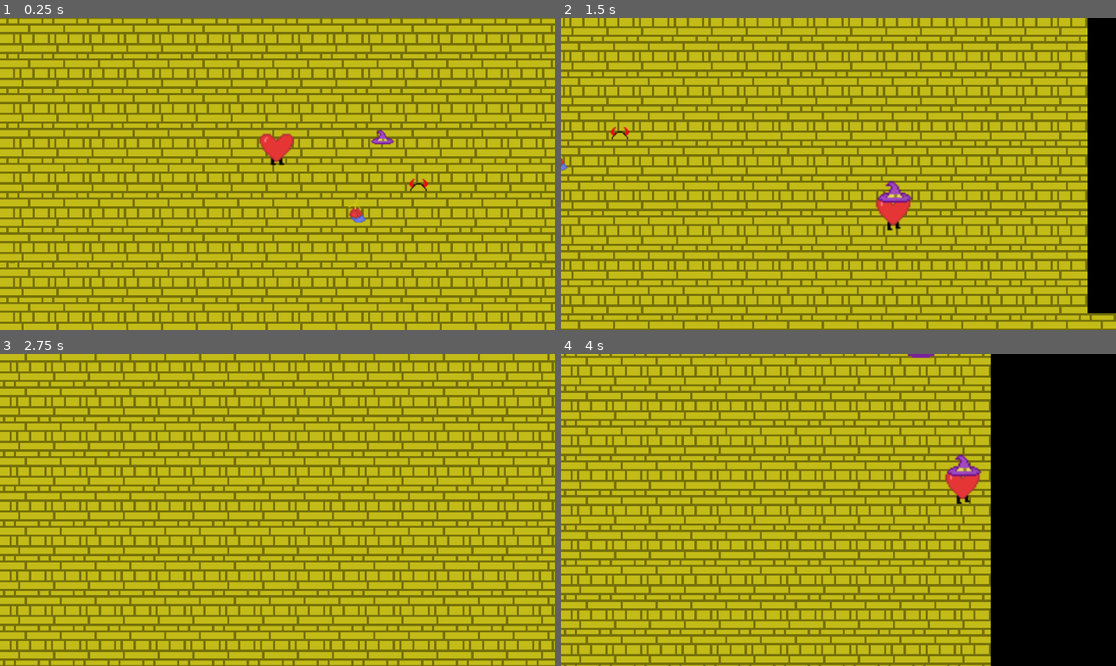
Above: before the commit, frames 1-4 (two rows, left to right).
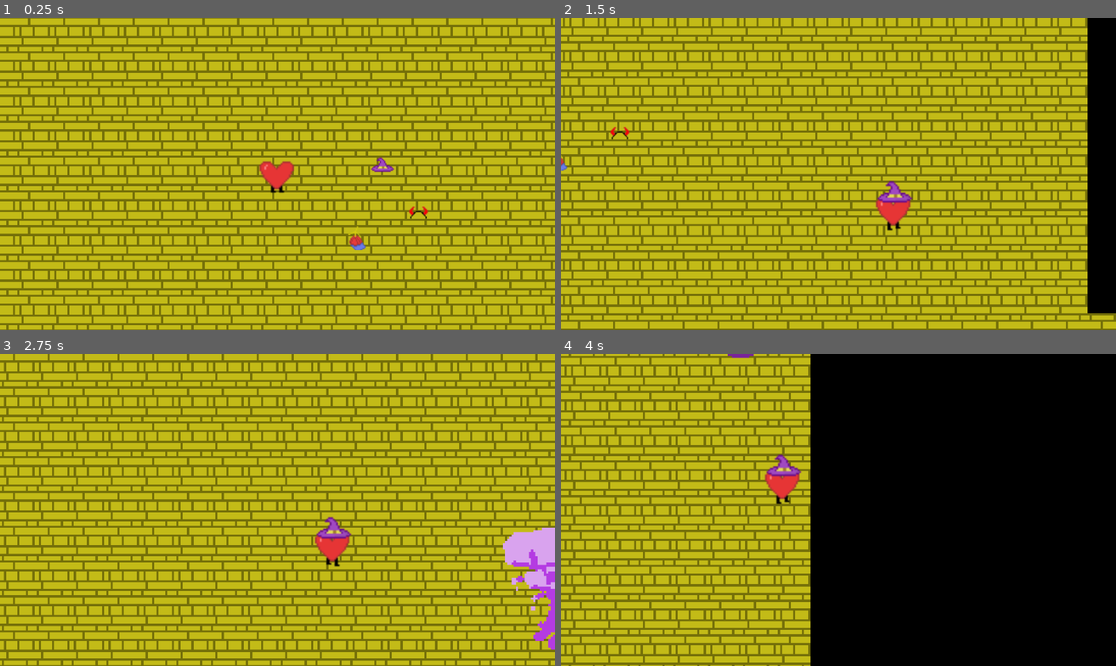
Above: after the commit, the same moments.

Repository: Lauromine/transjam2024
Game: Godot game, scene res://scenes/main.tscn
The game is run twice, just before and just after one commit, with the same random seed, the same clock (stepped at 60 frames per second) and the same inputs.
Inputs:
- Up to frame 1 (0.25 s): no input
- Up to frame 2 (1.5 s): hold Right (player_right) 0.53-1.28 s; tap E (change_hat) at 0.6 s; hold Down (player_down) from 1.28 s (still down); tap Space (use_power) at 1.35 s
- Up to frame 3 (2.75 s): release Down (player_down) at 2.03 s; hold Right (player_right) from 2.03 s (still down); tap E (change_hat) at 2.1 s
- Up to frame 4 (4 s): release Right (player_right) at 2.78 s; hold Up (player_up) 2.78-3.53 s; tap Space (use_power) at 2.85 s; hold Left (player_left) from 3.53 s (still down); tap E (change_hat) at 3.6 s

The runs differ from the first frame. In frame 1, 47% of the frame differs, in the area x 0-100%, y 0-100%; in frame 2, nothing differs; in frame 3, 19%; in frame 4, 40%.

Commit message:
limits camera
limits camera

Diff:
--- a/scenes/player.tscn
+++ b/scenes/player.tscn
@@ -175,10 +175,6 @@
 
 [node name="Camera2D" type="Camera2D" parent="."]
 zoom = Vector2(2.26, 2.26)
-limit_left = 1
-limit_top = 1
-limit_right = 1235
-limit_bottom = 715
 drag_horizontal_enabled = true
 drag_vertical_enabled = true
 editor_draw_limits = true
